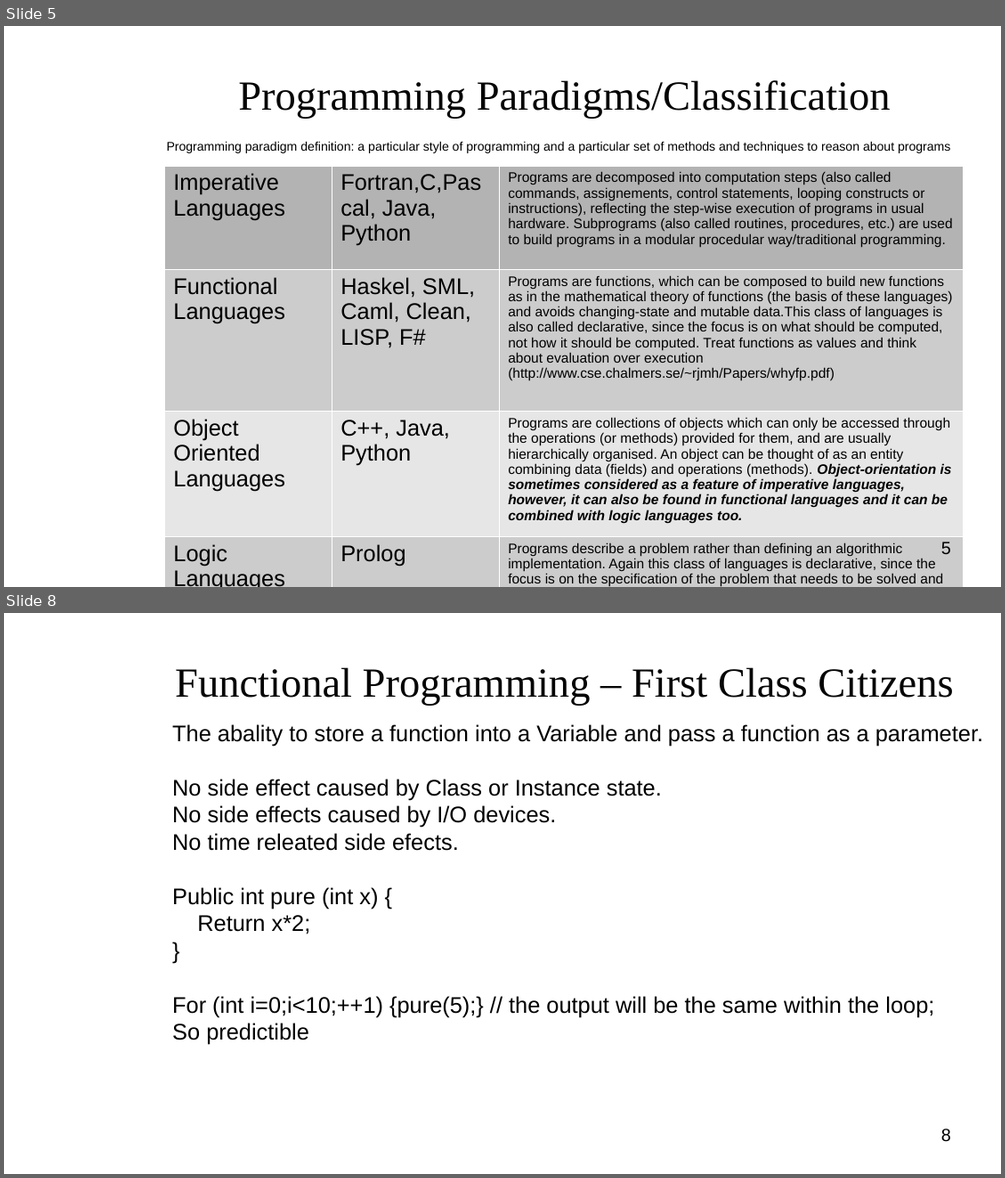
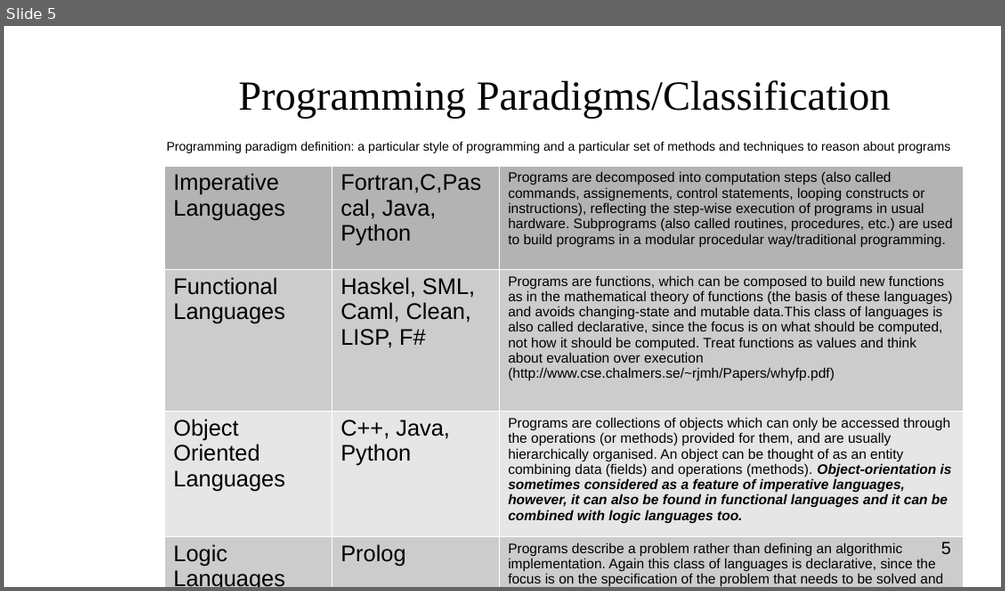
Before and after one commit to popovici-gabriel/projects, a slide deck: rx-samples/docs/Reactive Programming.odp. Shown one above the other, each under a label of ours: slides 5 and 8 before the commit, slide 5 after it; the slides between them are not shown. The pictures are 1005x1178 and 1005x591 pixels, drawn with LibreOffice and Linux fonts; fonts in the diff are those of the drawing; background and template pictures are left out. Boxes give left, top, right and bottom in pixels: in the first picture for what was removed or moved away, otherwise in the second. Text is boxed around its words. In the diff, an @@ line names an element or a change of style, - is before the commit and + after.

```diff
--- a/rx-samples/docs/Reactive Programming.odp
+++ b/rx-samples/docs/Reactive Programming.odp
@@ slide 8 removed at (x1=4, y1=613, x2=1001, y2=1174), background picture (left out) @@
@@ title removed at (x1=175, y1=667, x2=953, y2=706) @@
-Functional Programming – First Class Citizens
@@ text removed at (x1=172, y1=724, x2=983, y2=1040) @@
-The abality to store a function into a Variable and pass a function as a parameter.
-No side effect caused by Class or Instance state.
-No side effects caused by I/O devices.
-No time releated side efects.
-Public int pure (int x) {
-Return x*2;
-}
-For (int i=0;i<10;++1) {pure(5);} // the output will be the same within the loop;
-So predictible
@@ page number removed at (x1=941, y1=1128, x2=951, y2=1142) @@
-8
```
Also in this commit, not shown: 2 slides changed, 1 other slide removed, 7 other files.
